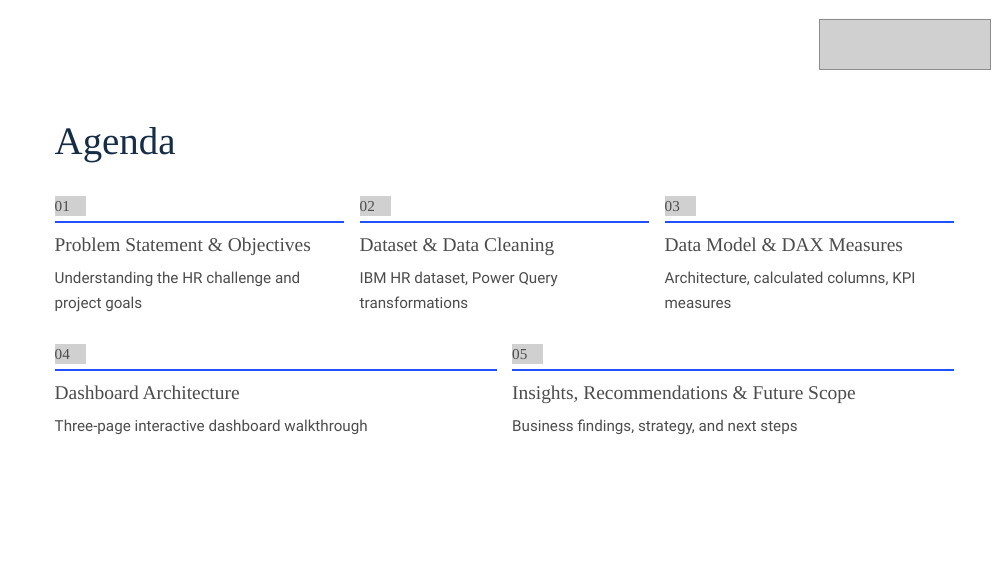
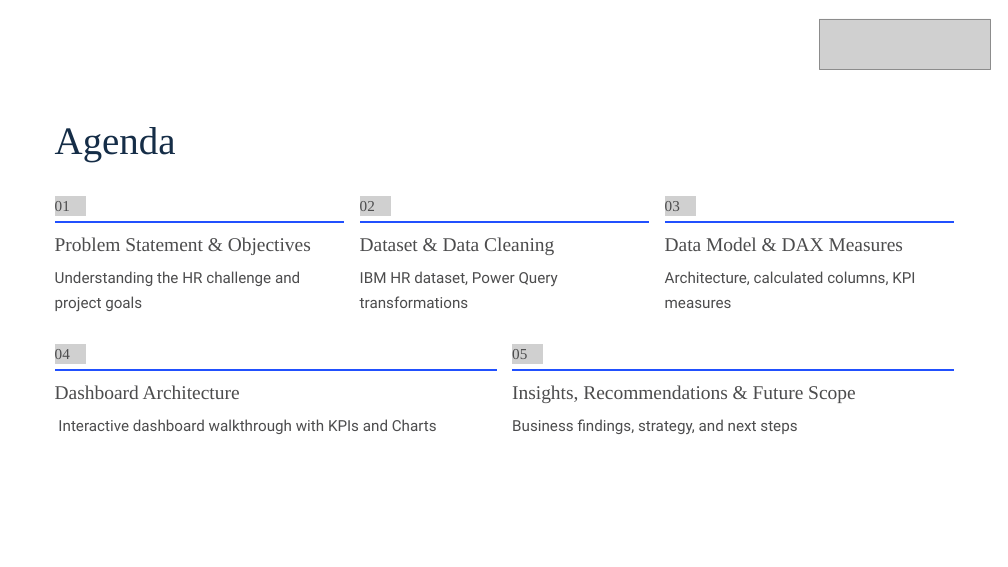
Before and after one commit to Ishan2025-new/Power-BI-Project----HR-Employee-Analytics-Dashboard, a slide deck: slide 2 of HR-Employee-Analytics-Dashboard.pptx. Drawn at 1008x567 pixels with LibreOffice and Linux fonts; fonts in the diff are those of the drawing; grey boxes stand for pictures. Boxes give left, top, right and bottom in pixels: in the first picture for what was removed or moved away, otherwise in the second. Text is boxed around its words. In the diff, an @@ line names an element or a change of style, - is before the commit and + after.

```diff
--- a/HR-Employee-Analytics-Dashboard.pptx
+++ b/HR-Employee-Analytics-Dashboard.pptx
@@ text at bbox=[58, 419, 437, 434]: text changed @@
-Three-page interactive dashboard walkthrough
+Interactive dashboard walkthrough with KPIs and Charts
```
Also in this commit, not shown: 3 other slides changed, 2 other files.
